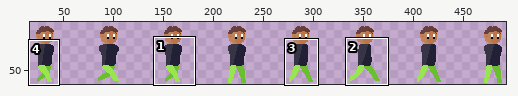
Edited in one commit: sprite sheet (Assets/no_hands_right-Sheet.png). Above: a wide view before the commit, with the close-up outlined.
Close-up. First the earlier version:
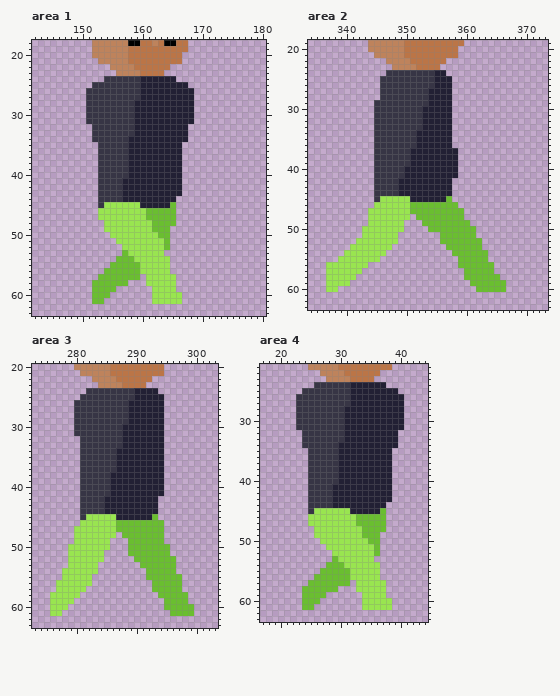
Shown: area 1: x 142..180, y 18..63; area 2: x 334..373, y 19..63; area 3: x 273..303, y 20..63; area 4: x 17..44, y 21..63. The wide view leaves out empty margins. The commit also changed other parts of the picture, which this record leaves out.
After the commit:
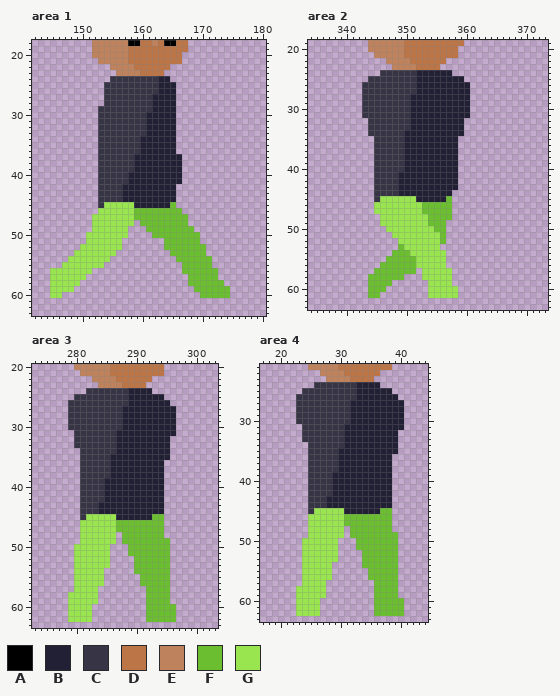
Palette (. is transparent): A #000000  B #222034  C #373545  D #bb7547  E #be835c  F #6abe30  G #99e550
The exact change:
file 512x64 -> 2048x256 pixels (blocks of 1x1 -> 4x4; one block is one cell here)
Changed rows in their new state; - is an unchanged pixel.
Area 1:
first column x 145:
24 ---------.-----CCC--.---------
25 -------..------CCC---..-------
26 ------...------CCC---...------
27 ------...------CC----...------
28 ------...-----CCC----...------
29 ------..------CCC----...------
30 ------..------CC-----...------
31 ------..------CC-----...------
32 -------.------CC-----..-------
33 -------.------CC-----..-------
34 -------.-----CC------..-------
35 -------------CC------.--------
36 -------------CC------.--------
37 -------------C----------------
38 -------------C----------------
39 -------------C----------------
41 ------------C-----------------
42 ---------------------.--------
43 ---------------------.--------
45 --------------B---------------
46 --------------FF-----F--------
47 -------G------FF-----FF-------
48 -------GG-----.FF----FF-------
49 -------GG----...F---FFFF------
50 ------GGGG---....F--FFFFF-----
51 ------GGGGG-.......-FFFFF-----
52 -----GGGGGGG.......-FFFFFF----
53 ----GGGGGGG-.......-FFFFFF----
54 ---GGGGGGG-.........-FFFFFF---
55 --GGGGGGG-..........--FFFFF---
56 GGGGGGG--...........--FFFFFF--
57 GGGGGG--.......-.....--FFFFF--
58 GGGGG--......---.....--FFFFFF-
59 GGGG---....------....---FFFFFF
60 GG-----...-------.....---FFFFF
61 -------..--------.....--------
Area 2:
first column x 337:
24 ---------C-----BBB--B---------
25 -------CC------BBB---BB-------
26 ------CCC------BBB---BBB------
27 ------CCC------BB----BBB------
28 ------CCC-----BBB----BBB------
29 ------CC------BBB----BBB------
30 ------CC------BB-----BBB------
31 ------CC------BB-----BBB------
32 -------C------BB-----BB-------
33 -------C------BB-----BB-------
34 -------C-----BB------BB-------
35 -------------BB------B--------
36 -------------BB------B--------
37 -------------B----------------
38 -------------B----------------
39 -------------B----------------
41 ------------B-----------------
42 ---------------------B--------
43 ---------------------B--------
45 --------------G---------------
46 --------------GG-----.--------
47 -------.------GG-----..-------
48 -------..-----GGG----..-------
49 -------..----GGGG---....------
50 ------....---GGGGG--.....-----
51 ------.....-GGGGGGG-.....-----
52 -----.......GGGGGGG-......----
53 ----.......-FGGGGGG-......----
54 ---.......-FFFGGGGGG-......---
55 --.......-FFFFFGGGGG--.....---
56 .......--FFFFFFGGGGG--......--
57 ......--FFFFFFF-GGGGG--.....--
58 .....--FFFFFF---GGGGG--......-
59 ....---FFFF------GGGG---......
60 ..-----FFF-------GGGGG---.....
61 -------FF--------GGGGG--------
Area 3:
first column x 276:
24 -------------B---.------
25 ----C--------B----------
26 ---C---------------B----
27 ---C--------B------BB---
28 ---C--------B------BB---
29 ---C--------B------BB---
30 ---C---------------BB---
31 -----------B-------BB---
32 ----C------B-------B----
33 ----C------B-------B----
34 -------------------B----
35 ----------B--------B----
36 ----------B-------------
37 ----------B-------------
39 ---------B--------------
40 ---------B--------------
41 ---------B--------------
42 ------------------B-----
43 --------B---------B-----
44 --------B---------B-----
45 ------------------F-----
47 ----.-------------------
48 ----.-------------------
49 ----.-----G-F------F----
50 ---.--------------------
51 ---.-----G--------------
52 ---.-----G----------.---
53 ---.----GG----F-----.---
54 --..----G-----FF----.---
55 --..---GG------F----..--
56 -...---GG------FF---..--
57 -...--GG--------F---..--
58 ...--GGG--------FF--...-
59 ...-GGGG--------FFF-...-
60 ...GGGG---------FFF--...
61 ..-GGGG---------FFFF-...
62 ---GGGG---------FFFFF---
Area 4:
first column x 23:
24 ---------C----.---
25 ---------C------.-
26 ---------C-------.
28 --------C---------
29 --------C---------
30 --------C---------
31 .-----------------
34 -.-----C----------
35 ----------------B-
first column x 23:
39 ------B-----------
40 ------B-----------
43 -----B------------
44 -----B---------B--
45 --------B------F--
46 --------FF-----F--
47 --------FF-----F--
48 --G-----.FF----F--
49 --G-----.FF---FFF-
50 -GGG---...FF--FFF-
51 -GGGG--...FFF-FFF-
52 -GGGGG-....FF-FFF-
53 -GGGGGG....FFFFFF-
54 -GGGGG.....FFFFFF-
55 -GGGGG......FFFFF-
56 -GGGGG......FFFFF-
57 -GGGG....-...FFFF-
58 GGGGG..---...FFFF-
59 GGGGG------..FFFF-
60 GGGG-------..FFFFF
61 GGGG-------..FFFFF
62 GGGG---------FFFFF
Where, in picture pixels (left, top, right, bottom), the same in both close-ups:
changed: (86, 76, 194, 184)
changed: (50, 184, 230, 304)
changed: (326, 70, 506, 298)
changed: (50, 388, 194, 622)
changed: (338, 382, 404, 448)
erased: (296, 424, 308, 448)
added: (392, 448, 398, 454)
changed: (296, 472, 404, 616)
